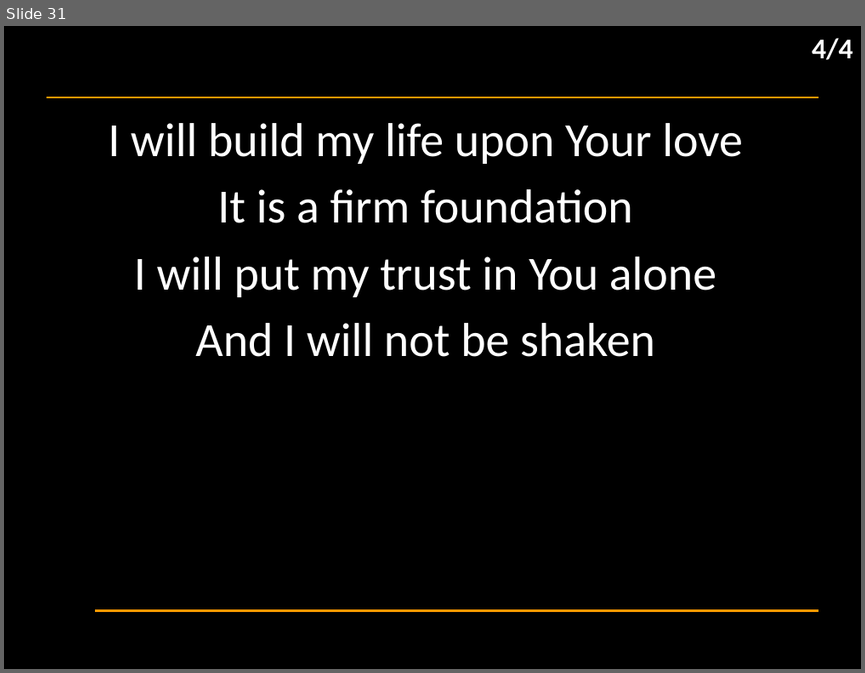
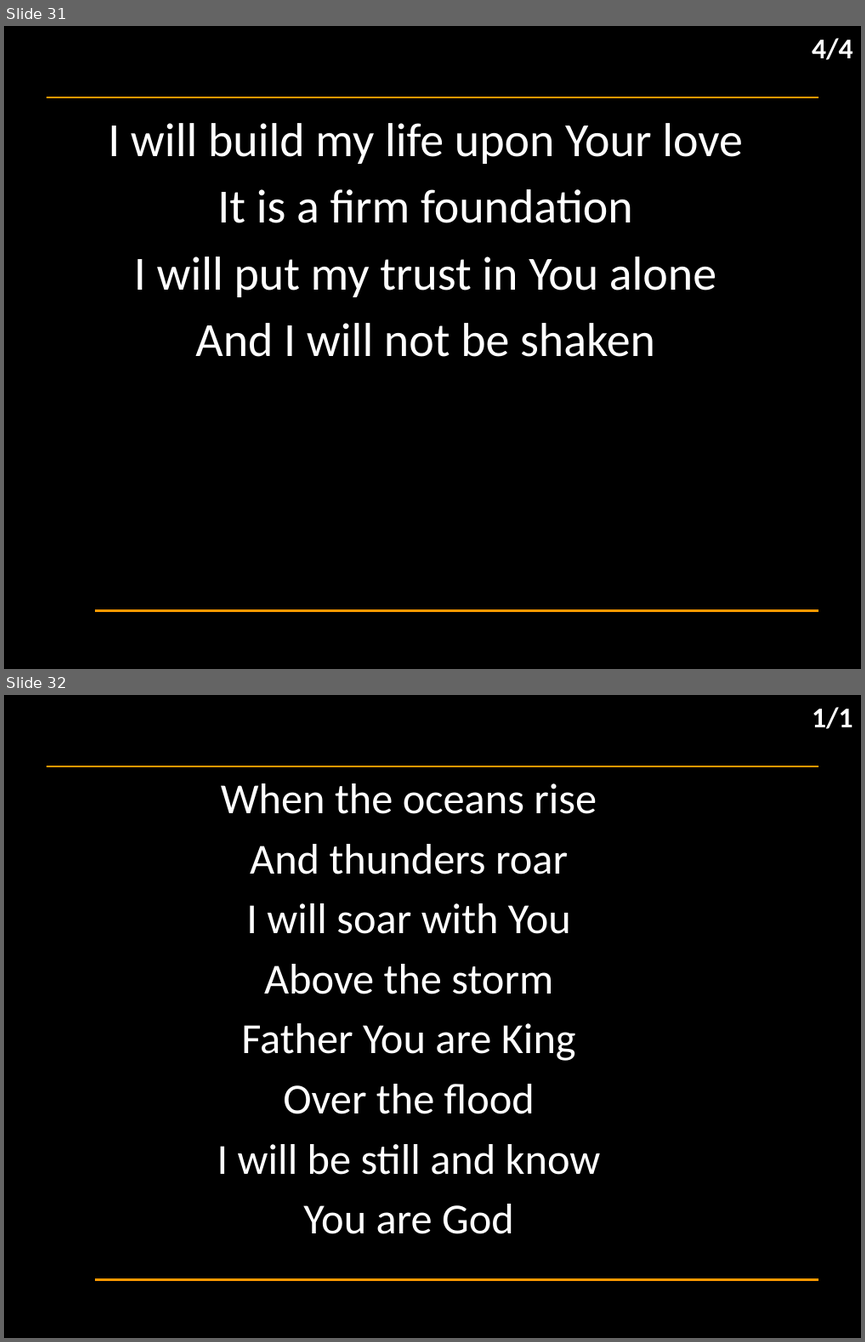
Before and after one commit to hoo-are-ya/worship, a slide deck: docs/songs_2024-06-23.pptx. Shown one above the other, each under a label of ours: slide 31 before the commit, slides 31 and 32 after it. The pictures are 865x673 and 865x1342 pixels, drawn with LibreOffice and Linux fonts; fonts in the diff are those of the drawing; background and template pictures are left out. Boxes give left, top, right and bottom in pixels: in the first picture for what was removed or moved away, otherwise in the second. Text is boxed around its words. In the diff, an @@ line names an element or a change of style, - is before the commit and + after.

```diff
--- a/docs/songs_2024-06-23.pptx
+++ b/docs/songs_2024-06-23.pptx
@@ slide 32 added at <box>4,695,861,1338</box>, background #000000; not listed: 2 template elements that a slide beside it also shows @@
@@ text added at <box>812,707,852,729</box>, 24 pt, text #FFFFFF, bold @@
+1/1
@@ subtitle added at <box>217,783,601,1234</box>, 36 pt, text #FFFFFF @@
+When the oceans rise
+And thunders roar
+I will soar with You
+Above the storm
+Father You are King
+Over the flood
+I will be still and know
+You are God
```
Also in this commit, not shown: 1 other file.
